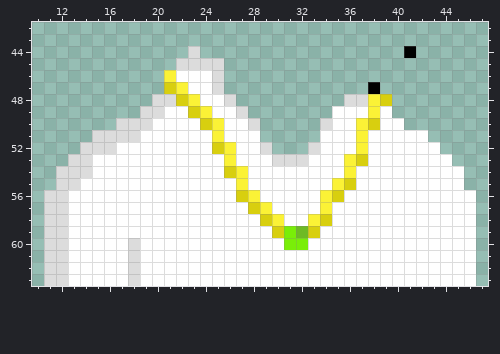
One commit to this pixel-art sprite: Apes/layers/Apparel/apparel-whitetee-chainl.png. That is the earlier state.
The file is 448x448 pixels, drawn in blocks of 7x7; one block is one cell here. Shown: x 10..47, y 42..63.
Now the later version:
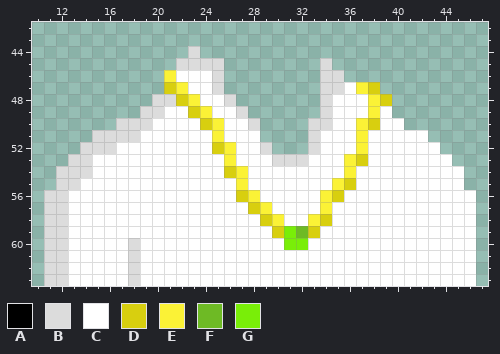
Palette (. is transparent): A #000000  B #dcdcdc  C #ffffff  D #d8cf0f  E #fbf236  F #6eba25  G #79ee08
Changes in this commit:
y 44: x 41 A -> .
y 45: x 34 . -> B
y 46: x 34..35 .. -> BB
y 47: x 34..38 ....A -> BBCED
y 48: x 34..37 ..BB -> BCCC
y 49: x 34 . -> B
y 50..51: x 33 . -> B
